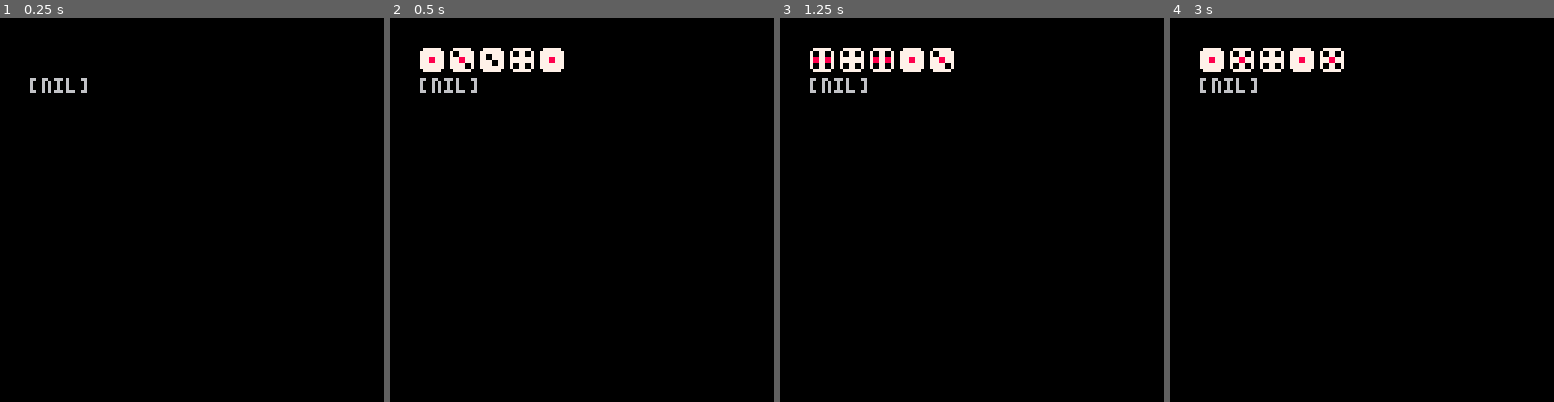
Above: before the commit, frames 1-4 (left to right).
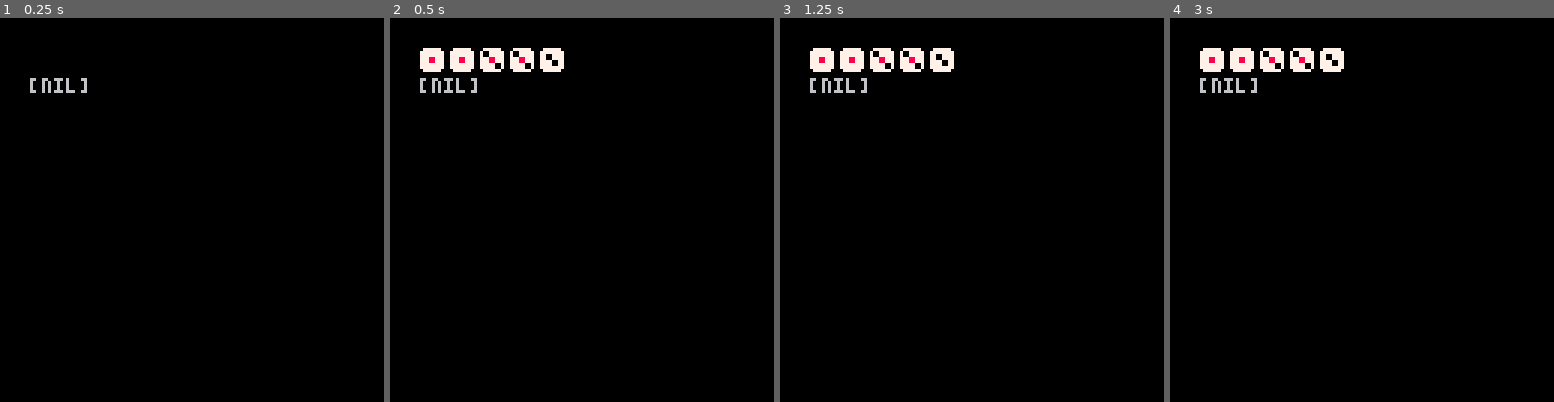
Above: after the commit, the same moments.

Repository: marijnio/ship-captain-crew
Game: PICO-8 cartridge ship-captain-crew.p8
The game is run twice, just before and just after one commit, with the same random seed, the same clock (stepped at 60 frames per second) and the same inputs.
Inputs:
- Up to frame 1 (0.25 s): no input
- Up to frame 2 (0.5 s): tap X (X key) at 0.33 s
- Up to frame 3 (1.25 s): tap X (X key) at 1.07 s
- Up to frame 4 (3 s): tap X (X key) at 1.85, 2.97 s

Frame 1 is identical in both runs. In frame 2, 0.3% of the frame differs, in the area x 16-44%, y 8-14%; in frame 3, 0.5%, in the area x 8-45%, y 8-14%; in frame 4, 0.4%.

Commit message:
Reworking code

Diff:
--- a/ship-captain-crew.p8
+++ b/ship-captain-crew.p8
@@ -1,12 +1,7 @@
 pico-8 cartridge // http://www.pico-8.com
 version 18
 __lua__
-player = {
-  ship = false,
-  captain = false,
-  crew = false,
-  cargo = 0
-  }
+player = { dice = {}  }
 
 function player:new (o)
  o = o or {}
@@ -17,18 +12,8 @@
 
 game = {}
 
-game.hand = {}
-
-function throw()
- hand = {}
- local i = 0
- while i<5 do
-	 die = flr(rnd(6) + 1)
-	 add(hand,die)
-	 i+=1
-	end
-	foreach(hand,print)
- return hand
+function roll_die()
+	return flr(rnd(6) + 1)
 end
 
 function contains(h,n)
@@ -42,25 +27,22 @@
 end
 
 function _init()
- throw()
+
 end
 
 function _update()
  if btnp(❎) then
-  game.hand = throw()
+  if #player.dice == 0 then
+	  local i = 0
+	  while i < 5 do
+	   add(player.dice, roll_die())
+	   i += 1
+	   printh("adding die...")
+	  end
+	 else
+	  -- handle rest
+	 end
 
-  if contains(game.hand,6) then
-   player.ship = true
-	 end
-  if player.ship and contains(game.hand,5) then
-   player.captain = true
-	 end
-  if player.captain and contains(game.hand,4) then
-	   player.crew = true
-	 end
-	 if player.crew then
-
-	 end
  end
 end
 
@@ -68,8 +50,8 @@
  spr(n,x,y)
 end
 
-function draw_hand(hand,x,y)
- for i, v in pairs(hand) do
+function draw_dice(d,x,y)
+ for i, v in pairs(d) do
   draw_die(v,x,y)
   x=x+10
  end
@@ -78,7 +60,7 @@
 function _draw()
  cls()
 
- draw_hand(game.hand,10,10)
+ draw_dice(player.dice,10,10)
 
  print(player.stage,10,20)
 end
